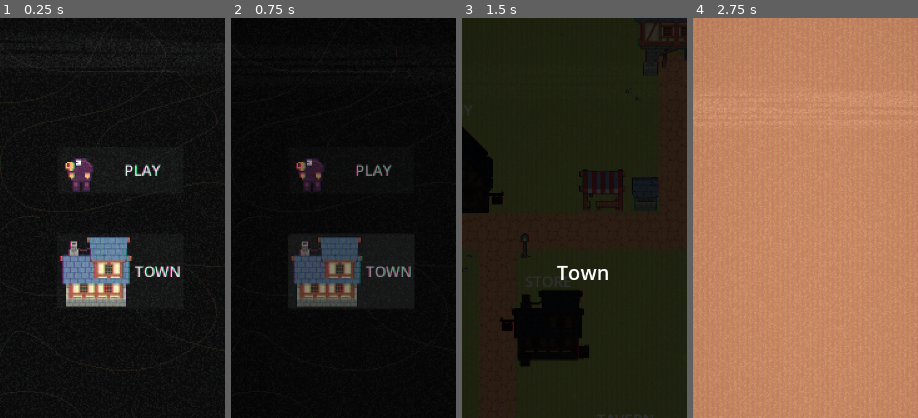
Above: before the commit, frames 1-4 (left to right).
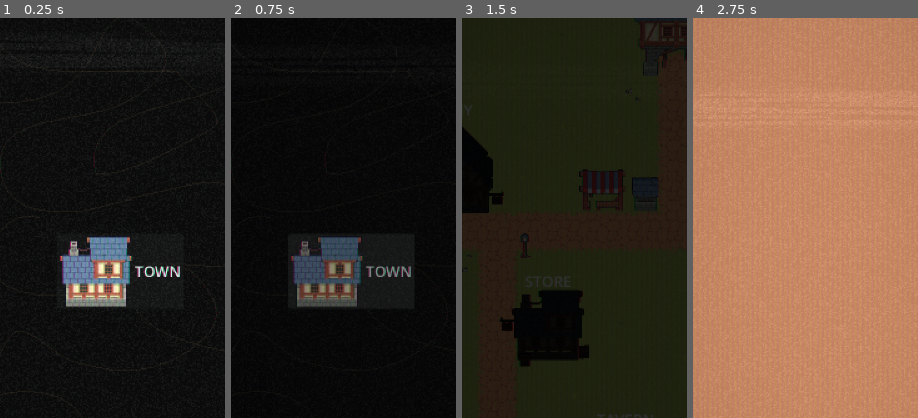
Above: after the commit, the same moments.

Repository: ant290/MoleBreaker
Game: Godot game, scene res://scenes/menu.tscn
Two runs of this game, one before a commit and one after it. Both use one fixed random seed, a clock stepped at 60 frames per second and the inputs below.
Inputs (mouse positions are % of the whole screen's width and height, from its top left):
- Up to frame 1 (0.25 s): no input
- Up to frame 2 (0.75 s): click "TOWN" at 0.5 s
- Up to frame 3 (1.5 s): drag from (71, 19) to (19, 36) at 1.27 s
- Up to frame 4 (2.75 s): drag from (60, 74) to (71, 19) at 2.02 s
The pictures show only the part of the screen within x 23-73%, y 18-68%; the shares and areas given below are measured in that part.

The runs differ from the first frame. In frame 1, 1.1% of the frame differs, in the area x 28-72%, y 35-44%; in frame 2, 1.0%; in frame 3, 0.4%; in frame 4, nothing differs.

Commit message:
quest popup layout improvements

Diff:
--- a/mole-breaker/scenes/menu.tscn
+++ b/mole-breaker/scenes/menu.tscn
@@ -56,6 +56,7 @@
 vertical_alignment = 1
 
 [node name="PlayButton" type="Button" parent="." unique_id=2096653511]
+visible = false
 layout_mode = 1
 anchors_preset = 8
 anchor_left = 0.5
--- a/mole-breaker/scenes/quest_heading.tscn
+++ b/mole-breaker/scenes/quest_heading.tscn
@@ -1,6 +1,7 @@
 [gd_scene format=3 uid="uid://cmmtiienjt1tm"]
 
 [ext_resource type="Script" uid="uid://c6nn5s20n85dk" path="res://scripts/quest_heading.gd" id="1_4yhxo"]
+[ext_resource type="Texture2D" uid="uid://bjjgaugl7j43x" path="res://assets/PaperNineRect.png" id="1_tlq2h"]
 
 [sub_resource type="PlaceholderTexture2D" id="PlaceholderTexture2D_qtl7k"]
 
@@ -8,38 +9,72 @@
 font_size = 24
 font_color = Color(0.23921569, 0.23921569, 0.23921569, 1)
 
-[node name="QuestHeading" type="HSplitContainer" unique_id=191167714 groups=["QuestHeading"]]
-split_offsets = PackedInt32Array(128)
-dragging_enabled = false
-dragger_visibility = 1
-split_offset = 128
+[node name="QuestHeading" type="NinePatchRect" unique_id=1376152750 groups=["QuestHeading"]]
+custom_minimum_size = Vector2(0, 140)
+offset_right = 520.0
+offset_bottom = 140.0
+texture = ExtResource("1_tlq2h")
+patch_margin_left = 3
+patch_margin_top = 3
+patch_margin_right = 3
+patch_margin_bottom = 3
+axis_stretch_horizontal = 2
+axis_stretch_vertical = 2
 script = ExtResource("1_4yhxo")
 
-[node name="QuestImage" type="TextureRect" parent="." unique_id=1820259707]
+[node name="QuestSplitContainer" type="HBoxContainer" parent="." unique_id=191163109]
+layout_mode = 1
+anchors_preset = 8
+anchor_left = 0.5
+anchor_top = 0.5
+anchor_right = 0.5
+anchor_bottom = 0.5
+offset_left = -256.0
+offset_top = -64.0
+offset_right = 256.0
+offset_bottom = 64.0
+grow_horizontal = 2
+grow_vertical = 2
+
+[node name="QuestImage" type="TextureRect" parent="QuestSplitContainer" unique_id=1820259707]
 custom_minimum_size = Vector2(128, 128)
 layout_mode = 2
 size_flags_horizontal = 4
 size_flags_vertical = 4
 texture = SubResource("PlaceholderTexture2D_qtl7k")
 
-[node name="QuestDetails" type="VSplitContainer" parent="." unique_id=625126645]
+[node name="QuestDetails" type="VBoxContainer" parent="QuestSplitContainer" unique_id=1048797469]
 layout_mode = 2
 
-[node name="HSplitContainer" type="HSplitContainer" parent="QuestDetails" unique_id=15648137]
+[node name="HBoxContainer" type="HBoxContainer" parent="QuestSplitContainer/QuestDetails" unique_id=1180205818]
 layout_mode = 2
 
-[node name="LocationLabel" type="Label" parent="QuestDetails/HSplitContainer" unique_id=885134934]
+[node name="LocationLabel" type="Label" parent="QuestSplitContainer/QuestDetails/HBoxContainer" unique_id=885134934]
 custom_minimum_size = Vector2(128, 0)
 layout_mode = 2
 text = "Location Name"
 label_settings = SubResource("LabelSettings_4yhxo")
 
-[node name="EmbarkButton" type="Button" parent="QuestDetails/HSplitContainer" unique_id=1800661859]
+[node name="EmbarkButton" type="Button" parent="QuestSplitContainer/QuestDetails/HBoxContainer" unique_id=1800661859]
+custom_minimum_size = Vector2(150, 0)
 layout_mode = 2
+size_flags_horizontal = 8
 theme_override_font_sizes/font_size = 24
 text = "EMBARK!"
 
-[node name="BrickExamples" type="HBoxContainer" parent="QuestDetails" unique_id=1537601019]
+[node name="PanelContainer" type="Panel" parent="QuestSplitContainer/QuestDetails" unique_id=130931089]
+clip_contents = true
+custom_minimum_size = Vector2(380, 64)
 layout_mode = 2
 
-[connection signal="pressed" from="QuestDetails/HSplitContainer/EmbarkButton" to="." method="_on_embark_button_pressed"]
+[node name="BrickExamples" type="HBoxContainer" parent="QuestSplitContainer/QuestDetails/PanelContainer" unique_id=1537601019]
+clip_contents = true
+layout_mode = 1
+anchors_preset = 15
+anchor_right = 1.0
+anchor_bottom = 1.0
+grow_horizontal = 2
+grow_vertical = 2
+alignment = 1
+
+[connection signal="pressed" from="QuestSplitContainer/QuestDetails/HBoxContainer/EmbarkButton" to="." method="_on_embark_button_pressed"]
--- a/mole-breaker/scenes/quests_popup.tscn
+++ b/mole-breaker/scenes/quests_popup.tscn
@@ -69,7 +69,7 @@
 offset_bottom = 500.0
 grow_horizontal = 2
 grow_vertical = 2
-theme_override_constants/separation = 10
+theme_override_constants/separation = 20
 
 [node name="CloseButton" type="Button" parent="UiPopup" unique_id=430717860]
 layout_mode = 1
--- a/mole-breaker/scripts/menu.gd
+++ b/mole-breaker/scripts/menu.gd
@@ -29,7 +29,7 @@
 
 func _on_town_button_pressed() -> void:
 	buttonClickSound.play()
-	SceneTransitions.fade_out("Town")
+	SceneTransitions.fade_out()
 	await SceneTransitions.fade_complete
 
 	get_tree().change_scene_to_file("res://scenes/town/town.tscn")
--- a/mole-breaker/scripts/quest_heading.gd
+++ b/mole-breaker/scripts/quest_heading.gd
@@ -1,4 +1,4 @@
-extends HSplitContainer
+extends NinePatchRect
 class_name QuestHeader
 
 #possibly refactor these into one object
@@ -8,16 +8,39 @@
 
 signal on_embark_pressed(locationId : int)
 
-@onready var location_label: Label = $QuestDetails/HSplitContainer/LocationLabel
+@onready var location_label: Label = $QuestSplitContainer/QuestDetails/HBoxContainer/LocationLabel
+@onready var brick_examples: HBoxContainer = $QuestSplitContainer/QuestDetails/PanelContainer/BrickExamples
 
+# load brick images
+@onready var imgBrickDirt = preload("res://assets/bricks/brick dirt.png")
+@onready var imgBrickRock = preload("res://assets/bricks/brick rock.png")
+@onready var imgBrickWood = preload("res://assets/bricks/brick wood.png")
 
 # Called when the node enters the scene tree for the first time.
 func _ready() -> void:
 	location_label.text = quest_name
+	_load_possible_bricks()
 
 # Called every frame. 'delta' is the elapsed time since the previous frame.
 func _process(delta: float) -> void:
 	pass
 
+func _load_possible_bricks() -> void:
+	for brick in possible_bricks:
+		var image : TextureRect = TextureRect.new()
+		image.size_flags_horizontal = Control.SIZE_SHRINK_BEGIN
+		image.size_flags_vertical = Control.SIZE_SHRINK_CENTER
+		image.expand_mode = TextureRect.EXPAND_FIT_WIDTH_PROPORTIONAL
+		image.stretch_mode = TextureRect.STRETCH_KEEP_ASPECT
+		image.custom_minimum_size = Vector2(0,32)
+		match brick:
+			GameConstants.BrickType.BRICK_DIRT:
+				image.texture = imgBrickDirt
+			GameConstants.BrickType.BRICK_ROCK:
+				image.texture = imgBrickRock
+			GameConstants.BrickType.BRICK_WOOD:
+				image.texture = imgBrickWood
+		brick_examples.add_child(image)
+
 func _on_embark_button_pressed() -> void:
 	on_embark_pressed.emit(location_type)
--- a/mole-breaker/scripts/quests_popup.gd
+++ b/mole-breaker/scripts/quests_popup.gd
@@ -47,7 +47,8 @@
 
 	#somehow load a level properly
 	PlayerStats.currentLocation = locationId
-	SceneTransitions.fade_out("Level Name")
+	var details = GameConstants.LOCATION_DETAILS[locationId]
+	SceneTransitions.fade_out(details.get("Name", "Level Name"))
 	await SceneTransitions.fade_complete
 
 	get_tree().change_scene_to_file("res://scenes/brickBreaker/level.tscn")
Binary file added: mole-breaker/assets/PaperNineRect.png
Not shown, added: mole-breaker/assets/PaperNineRect.png.import
